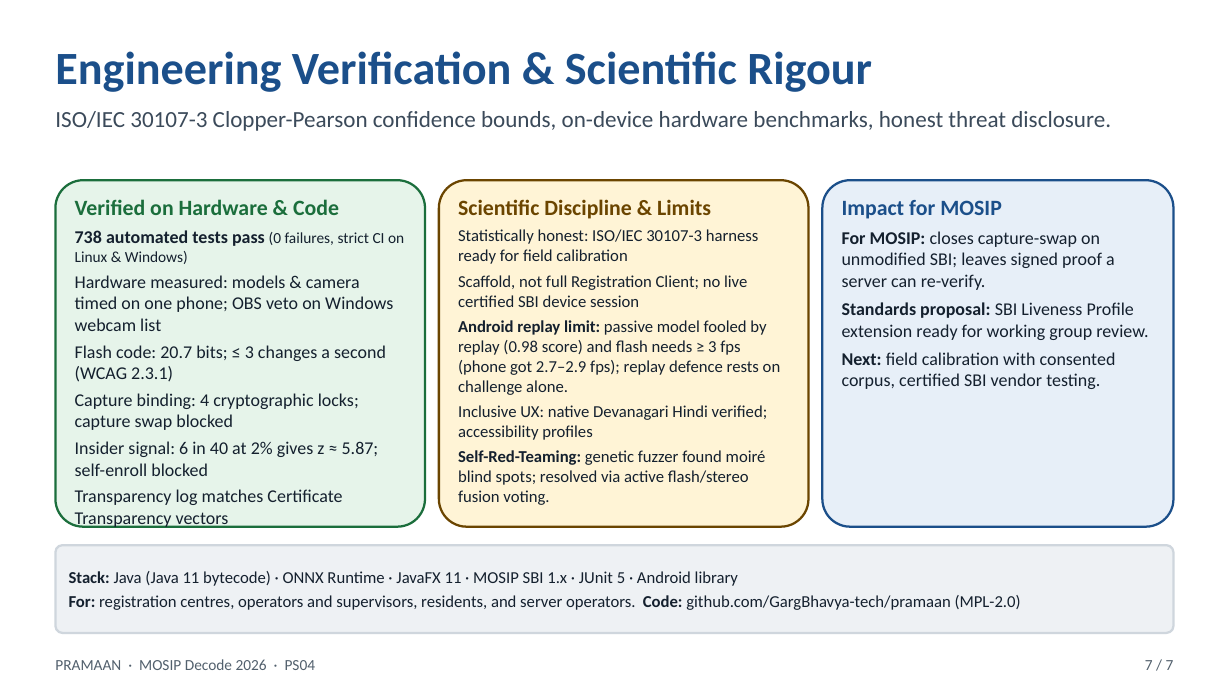
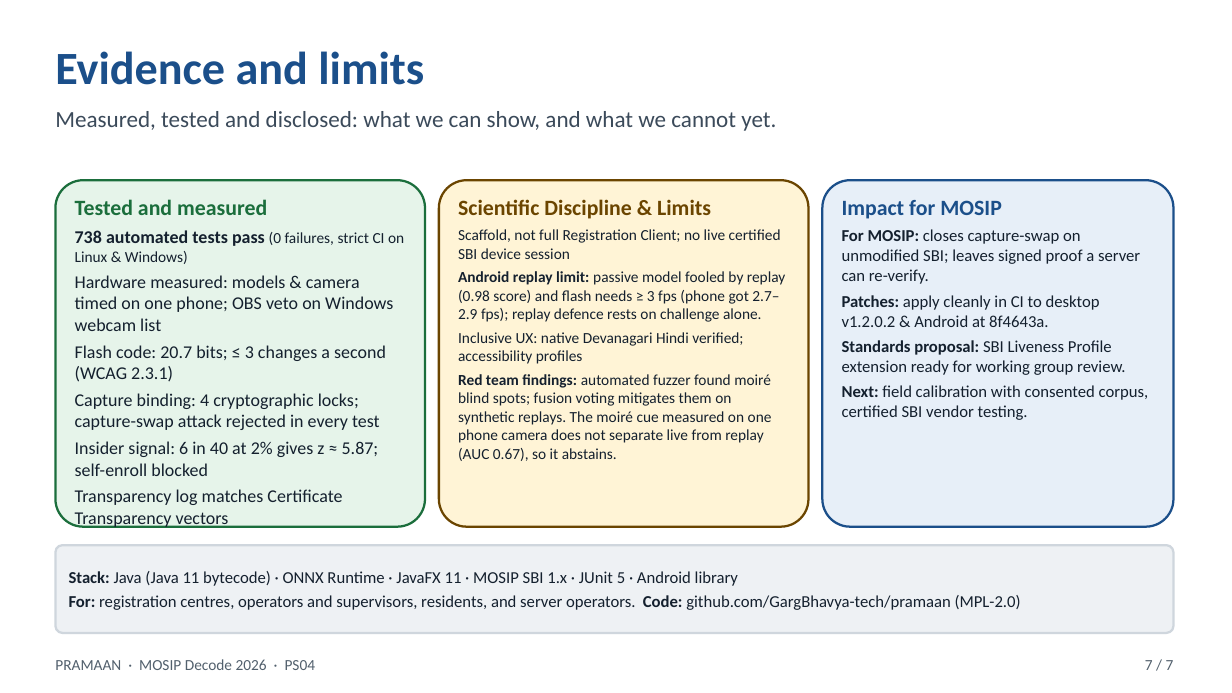
Before and after one commit to GargBhavya-tech/pramaan, a slide deck: slide 7 of docs/submission/PRAMAAN-pitch-7slides.pptx. Drawn at 1232x693 pixels with LibreOffice and Linux fonts; fonts in the diff are those of the drawing. Boxes give left, top, right and bottom in pixels: in the first picture for what was removed or moved away, otherwise in the second. Text is boxed around its words. In the diff, an @@ line names an element or a change of style, - is before the commit and + after.

```diff
--- a/docs/submission/PRAMAAN-pitch-7slides.pptx
+++ b/docs/submission/PRAMAAN-pitch-7slides.pptx
@@ text at bbox=[55, 51, 424, 85]: text changed @@
-Engineering Verification & Scientific Rigour
+Evidence and limits
@@ text at bbox=[55, 111, 776, 131]: text changed @@
-ISO/IEC 30107-3 Clopper-Pearson confidence bounds, on-device hardware benchmarks, honest threat disclosure.
+Measured, tested and disclosed: what we can show, and what we cannot yet.
@@ text in rounded rectangle at bbox=[75, 199, 267, 215]: text changed @@
-Verified on Hardware & Code
+Tested and measured
@@ text in rounded rectangle at bbox=[842, 200, 1149, 420]: size 14 to 13 pt in "For MOSIP: closes capture-swap on unmodified SBI; ...", "Standards proposal: SBI Liveness Profile extension ready ...", "Next: field calibration with consented corpus, certified ..."; less space between paragraphs @@
@@ text in rounded rectangle at bbox=[458, 229, 759, 264]: paragraph removed @@
-Statistically honest: ISO/IEC 30107-3 harness ready for field calibration
@@ text in rounded rectangle at bbox=[458, 229, 785, 364]: size 13 to 12 pt in "Scaffold, not full Registration Client; no live ...", "Android replay limit: passive model fooled by ...", "Inclusive UX: native Devanagari Hindi verified; accessibilit ..." @@
@@ text in rounded rectangle at bbox=[842, 295, 1100, 327]: paragraph added @@
+Patches: apply cleanly in CI to desktop v1.2.0.2 & Android at 8f4643a.
@@ text in rounded rectangle at bbox=[458, 374, 772, 461]: text changed; size 13 to 12 pt @@
-Self-Red-Teaming: genetic fuzzer found moiré blind spots; resolved via active flash/stereo fusion voting.
+Red team findings: automated fuzzer found moiré blind spots; fusion voting mitigates them on synthetic replays. The moiré cue measured on one phone camera does not separate live from replay (AUC 0.67), so it abstains.
@@ text in rounded rectangle at bbox=[75, 393, 380, 430]: text changed @@
-Capture binding: 4 cryptographic locks; capture swap blocked
+Capture binding: 4 cryptographic locks; capture-swap attack rejected in every test
```
Also in this commit, not shown: 8 other files.
